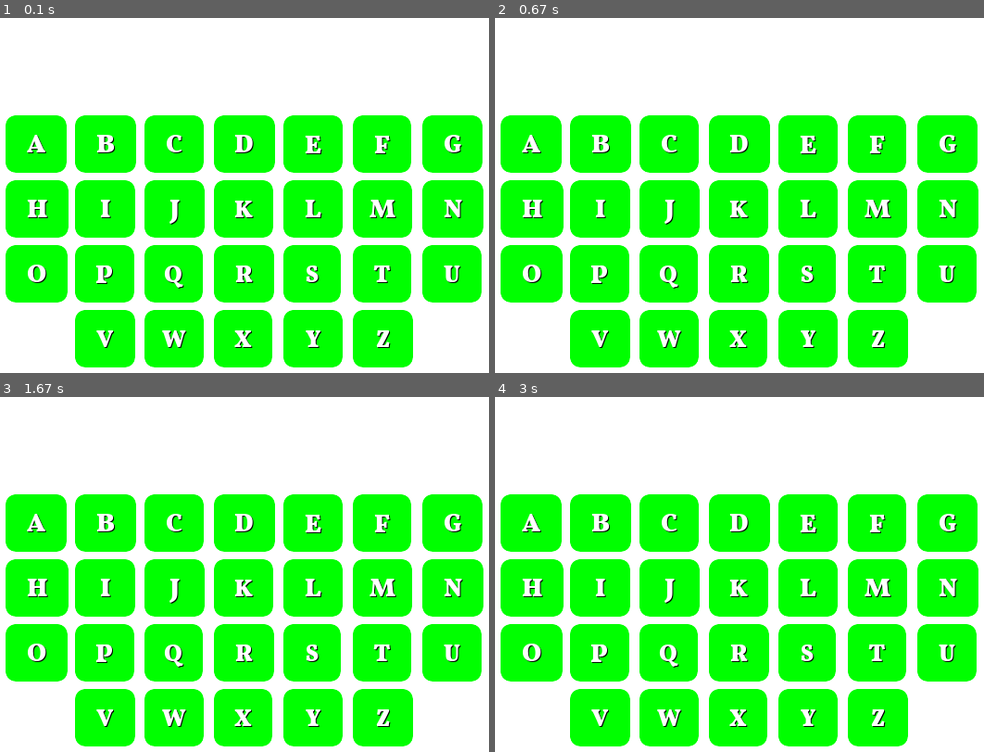
Above: before the commit, frames 1-4 (two rows, left to right).
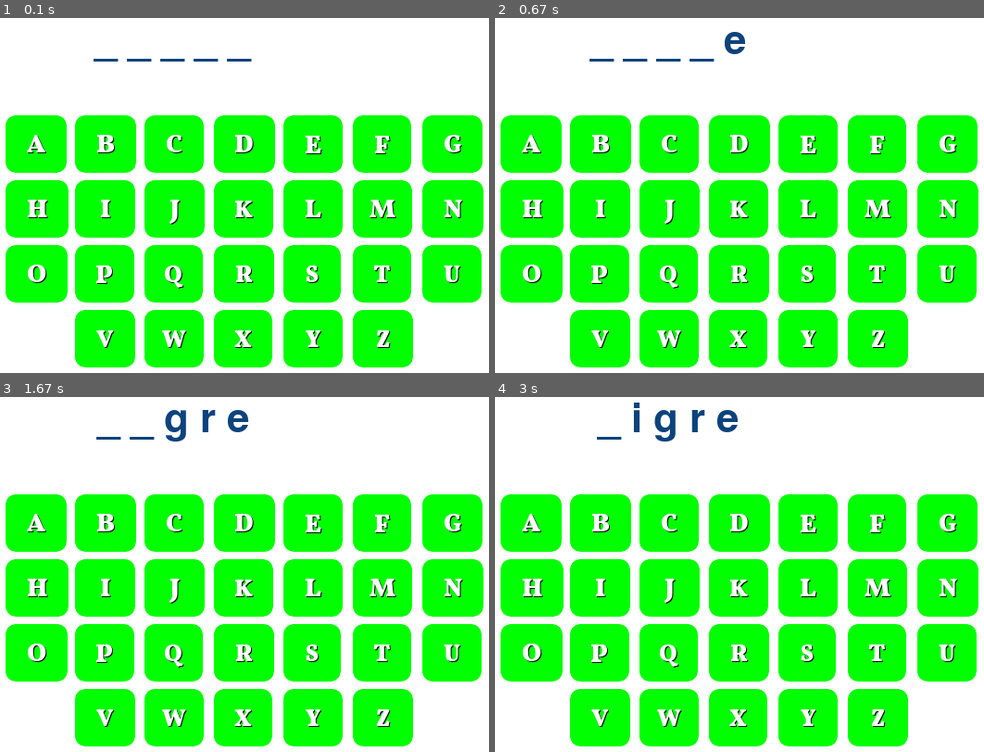
Above: after the commit, the same moments.

Repository: yrod15x/Pygame-Hangman
Game: pygame game, started from hangman.py
The game is run twice, just before and just after one commit, with the same random seed, the same clock (stepped at 60 frames per second) and the same inputs.
Inputs (mouse positions are in pixels of both pictures, inside the frame that each line leads up to):
- Up to frame 1 (0.1 s): no input
- Up to frame 2 (0.67 s): click (807, 145) at 0.38 s
- Up to frame 3 (1.67 s): click (249, 549) at 0.72 s; click (449, 524) at 1.05 s; click (244, 652) at 1.38 s
- Up to frame 4 (3 s): click (597, 588) at 2.22 s

The runs differ from the first frame. In frame 1, 0.2% of the frame differs, in the area x 19-52%, y 11-13%; in frame 2, 0.3%; in frame 3, 0.6%; in frame 4, 0.7%, in the area x 20-50%, y 1-13%.

Commit message:
Muestra las letras correctas por pantalla

Diff:
--- a/funciones.py
+++ b/funciones.py
@@ -1,4 +1,5 @@
 import pygame, os
+from random import choice
 
 def texto_pantalla(texto, color, fondo, pos_x, pos_y, tam_fuente):
     datos_texto = []
@@ -17,3 +18,12 @@
         nom = f"button_{chr(i)}.png"
         letras.append(pygame.image.load(nom).convert_alpha())
     return letras
+
+def escoger_palabra(lista):
+    return choice(lista)
+
+def extraer_rects_img(imagen, pos_x, pos_y):
+    """Extrae rectangulo de una superfice: una imagen. Para que se pueda usar como boton"""
+    #Topleft permite abarcar toda la superfice del btn cuando se presiona. No usar center
+    rect = imagen.get_rect(topleft=(pos_x, pos_y))
+    return rect
--- a/hangman.py
+++ b/hangman.py
@@ -12,34 +12,61 @@
 BLANCO = (255, 255, 255)
 COLOR = (12, 67, 125)
 FOND_TEXTO = (125, 65, 12)
+estado = 'started'
 
 ventana = pygame.display.set_mode((WIDTH, HEIGHT))
 pygame.display.set_caption("HANGMAN")
 
+animales = ['gato', 'perro', 'leon', 'tigre']
+palabra_actual = escoger_palabra(animales)
+palabra_espacios = ['_' for i in range(len(palabra_actual))]
+
 letras = cargar_imagenes()
+letras_rects = []
 padding = 75
 padding_top = 50
 top_limit = 260
 
 while True:
     ventana.fill(BLANCO)
-    #padding lo multiplo por i para que vaya espaciando la letras hacia la derecha
-    for i in range(26):
-        #Cada if representa una linea del teclado
-        if i < 7:
-            ventana.blit(letras[i], ((WIDTH // 2 - top_limit + (padding * i)), HEIGHT // 2 - 20))
-        elif i > 6 and i < 14:
-            ventana.blit(letras[i], ((WIDTH // 2 - top_limit + (padding * (i - 7))), HEIGHT // 2 + padding_top))
-        elif i > 13 and i < 21:
-            ventana.blit(letras[i], ((WIDTH // 2 - top_limit + (padding * (i - 14))), HEIGHT // 2 + padding_top + 70))
-        else:
-            ventana.blit(letras[i], ((WIDTH // 2  + (padding * (i - 21)) - 185), HEIGHT // 2 + padding_top  + 140))
+    # Imprimo en pantallas las letras. Como son imagenes debo sacarles su rectangulo y posicion para que se usen como botones. (Presionar ejecuten algo) - Funcion extraer_rects_img() empieza a llenar una lista con los rectangulos de cada imagen
+    if estado == 'started':
+        #Muestra los espacios en pantalla. De acuerdo al largo de la palabra de debe ajustar la poscion de inicio para que quede esteticamente organizada
+        espacios = texto_pantalla(" ".join(palabra_espacios), COLOR, BLANCO, (WIDTH // 2 - 80), (HEIGHT // 2 - 100), 65)
+        ventana.blit(espacios[0], espacios[1])
 
+        for i in range(26):
+            #Cada if representa una linea del teclado. Padding lo multiplo por i para que vaya espaciando la letras hacia la derecha
+            if i < 7:
+                ventana.blit(letras[i], ((WIDTH // 2 - top_limit + (padding * i)), HEIGHT // 2 - 20))
+                letras_rects.append(extraer_rects_img(letras[i], (WIDTH // 2 - top_limit + (padding * i)), HEIGHT // 2 - 20))
+            elif i > 6 and i < 14:
+                ventana.blit(letras[i], ((WIDTH // 2 - top_limit + (padding * (i - 7))), HEIGHT // 2 + padding_top))
+                letras_rects.append(extraer_rects_img(letras[i], (WIDTH // 2 - top_limit + (padding * (i - 7))), HEIGHT // 2 + padding_top))
+            elif i > 13 and i < 21:
+                ventana.blit(letras[i], ((WIDTH // 2 - top_limit + (padding * (i - 14))), HEIGHT // 2 + padding_top + 70))
+                letras_rects.append(extraer_rects_img(letras[i], (WIDTH // 2 - top_limit + (padding * (i - 14))), HEIGHT // 2 + padding_top + 70))
+            else:
+                ventana.blit(letras[i], ((WIDTH // 2  + (padding * (i - 21)) - 185), HEIGHT // 2 + padding_top  + 140))
+                letras_rects.append(extraer_rects_img(letras[i],(WIDTH // 2  + (padding * (i - 21)) - 185), HEIGHT // 2 + padding_top  + 140))
 
     for event in pygame.event.get():
         if event.type == pygame.QUIT:
             pygame.quit()
             sys.exit()
+        if event.type == pygame.MOUSEBUTTONDOWN and estado == 'started':
+            #Ya las imagenes tienen su rectangulo que permite verificar si el mouse se presiono sobre ellas. Al presionar una tecla se mira si la esa letra esta en la palabra
+            for i in range(26):
+                if letras_rects[i].collidepoint(pygame.mouse.get_pos()):
+                    #Si la letra esta una sola vez en la palabra se busca su indice
+                    if palabra_actual.count(chr(i + 97)) == 1:
+                        if chr(i + 97) in palabra_actual:
+                            palabra_espacios[palabra_actual.find(chr(i + 97))] = chr(i + 97)
+                            break
+                    elif palabra_actual.count(chr(i + 97)) > 1:
+                        for index, val in enumerate(palabra_actual):
+                            if val == chr(i + 97):
+                                palabra_espacios[index] = chr(i + 97)
 
     pygame.display.update()
     fpsclock.tick(FPS)
--- a/tareas.txt
+++ b/tareas.txt
@@ -1,3 +1 @@
-1. hacer click en la letra y mostrarla por pantalla
-2. Si esta en palabra mostrarla
-3. Mostrar el numero de lineas de acuerdo al numero de letras de la palabra
+1. Cuando se falle una letra empezar a dibujar el ahorcado
